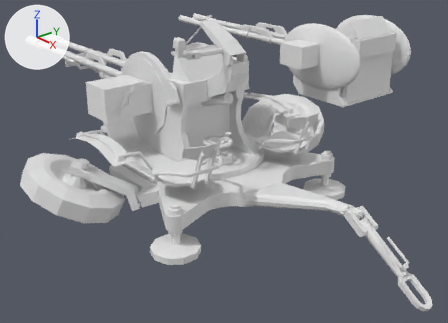
Renders of the Blender file sources/Zu23B.blend from each side of a commit.
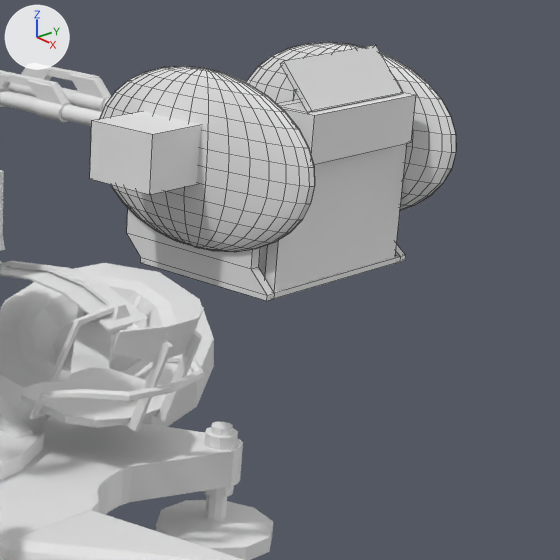
Each version is shown whole from a camera (50 mm lens) standing at (7.32, -9.85, 4.78) and looking at (-0.53, -3.38, 0.54), then close up on the part from 55% to 100% of the width and 0% to 62% of the height. The lights are fixed; the arrows at upper left show +X, +Y and +Z. The close-ups show mesh edges as thin lines.

The first close-up shows 'Cube.001', 'ZU-23-2', 'leftBarrel', 'rightBarrel'.
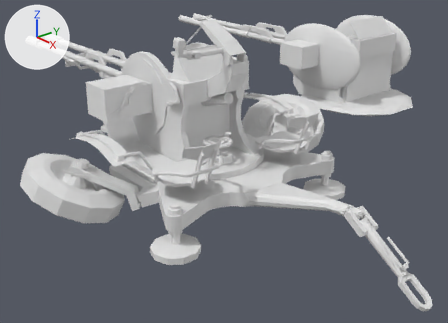
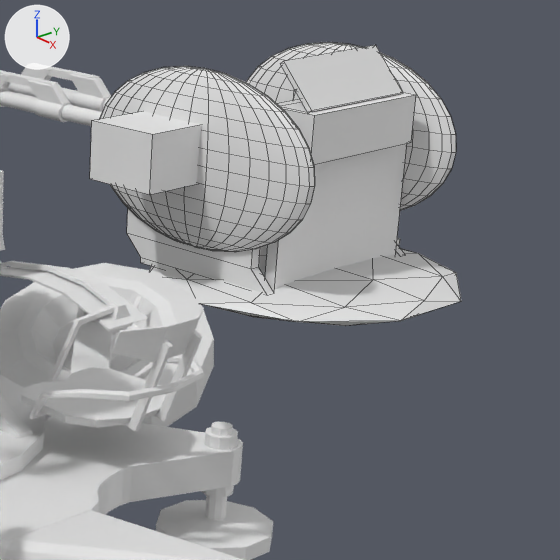
Edits to the bpy script that builds the scene:
```text
Change me_cube_001:
    where me_cube_001.from_pydata(...)  # 1050 vertices, 1096 faces; spans x -2.9..4.07, y -1.0..6.42, z -4.56..3.09
    used by ob_cube_001; parent = ob_turret; location = (11.18, 1.133, 2.107); scale = (0.287, 0.372, 0.203)
    me_cube_001 part 1: a new loose piece, an icosphere of 80 faces spanning x -1.97..5.74, y -0.29..5.57, z -5.28..-4.11
Add me_cube:
    me_cube.from_pydata(...)  # a box spanning x -1.0..1.0, y -1.0..1.0, z -1.0..1.0
Add ob_cube:
    ob_cube = bpy.data.objects.new('Cube', me_cube)
    ob_cube.location = (-0.729, 0.833, 1.175)
    ob_cube.scale = (0.415, 0.199, 0.0251)
```

Where the change shows, as pixel boxes [x1, y1, x2, y2] in the close-ups (560 x 560 px):
'Cube.001', reshaped (10% taller): before [90, 42, 456, 301]; after [90, 42, 461, 326]
'Cube', added: after [396, 238, 400, 245]
part 1 of me_cube_001, added: after [150, 245, 461, 326]
